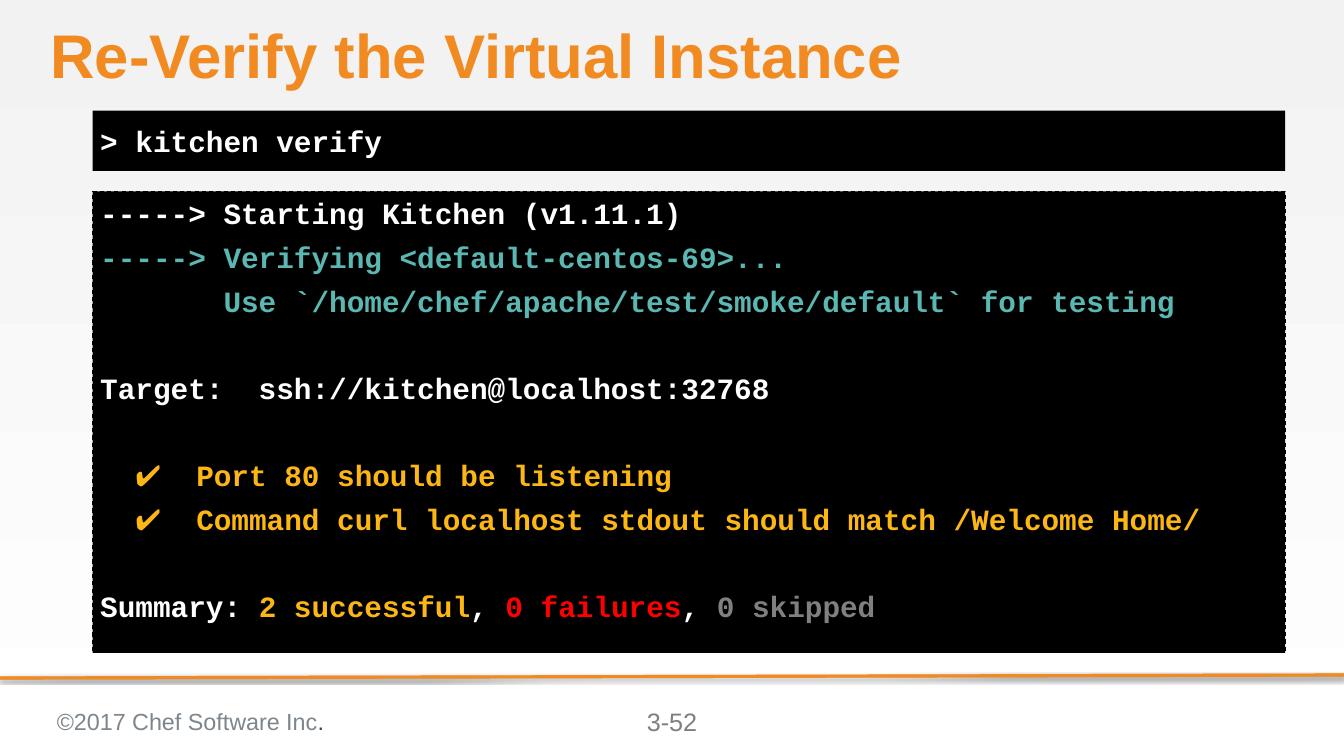
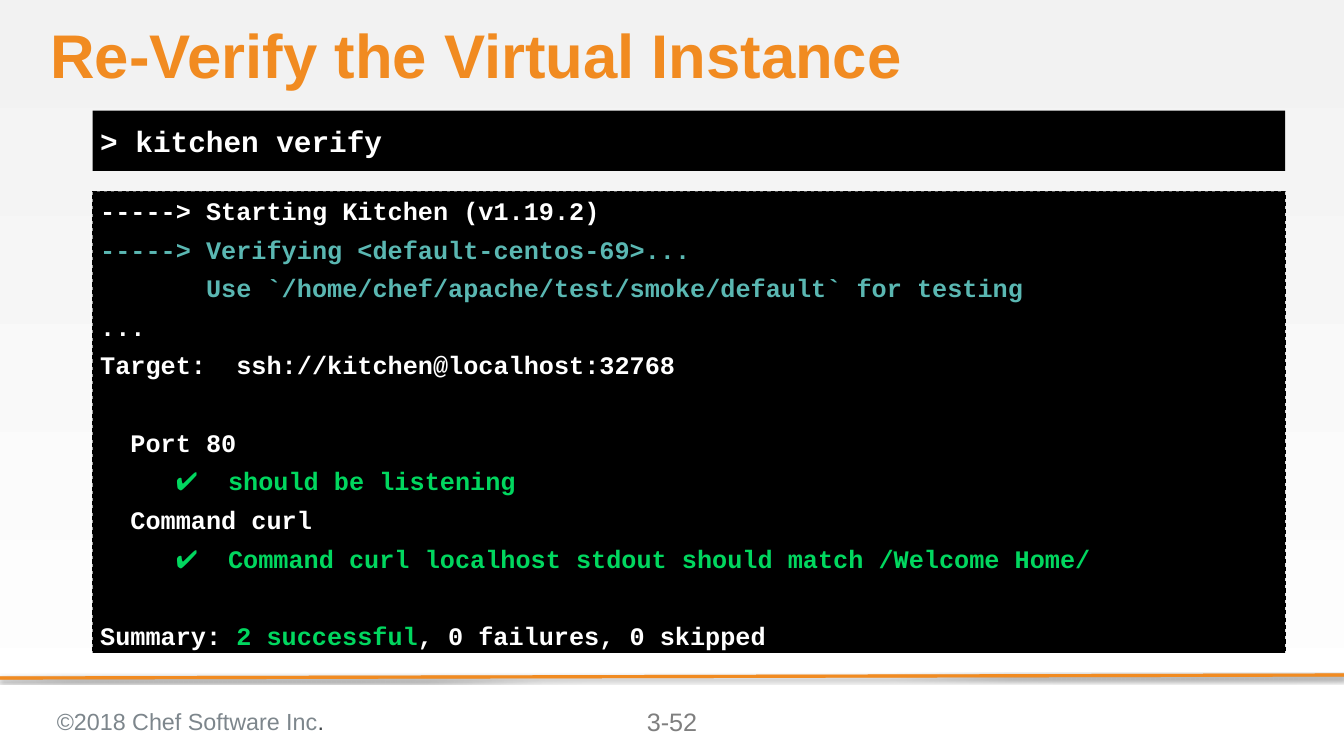
Before and after one commit to anidil18/chef-intermediate, a slide deck: slide 52 of 03-writing_a_test_first.pptx. Drawn at 1344x756 pixels with LibreOffice and Linux fonts; fonts in the diff are those of the drawing; background and template pictures are left out. Boxes give left, top, right and bottom in pixels: in the first picture for what was removed or moved away, otherwise in the second. Text is boxed around its words. In the diff, an @@ line names an element or a change of style, - is before the commit and + after.

```diff
--- a/03-writing_a_test_first.pptx
+++ b/03-writing_a_test_first.pptx
@@ text at <box>93,191,1285,652</box>: paragraph added @@
+...
@@ text at <box>206,201,599,226</box>: text changed; size 28 to 24 pt @@
------> Starting Kitchen (v1.11.1)
+-----> Starting Kitchen (v1.19.2)
@@ text at <box>100,240,1091,651</box>: size 28 to 24 pt in "-----> Verifying <default-centos-69>...", "Use `/home/chef/apache/test/smoke/default` for testing", "Target: ssh://kitchen@localhost:32768", "✔ Command curl localhost stdout should match ..." and 1 more places; text colour #FDB714 to #01D75F in "✔ Command curl localhost stdout should match ...", "2 successful,"; text colour #FF0000 to #FFFFFF in "0 failures,"; text colour #808080 to #FFFFFF in "0 skipped" @@
@@ text at <box>130,435,515,530</box>: text changed; size 28 to 24 pt; text colour #FDB714 to #01D75F @@
-✔ Port 80 should be listening
+Port 80
+✔ should be listening
+Command curl
@@ text at <box>57,713,324,730</box>: text changed @@
-©2017 Chef Software Inc.
+©2018 Chef Software Inc.
```
Also in this commit, not shown: 55 other slides changed, 14 other files.
